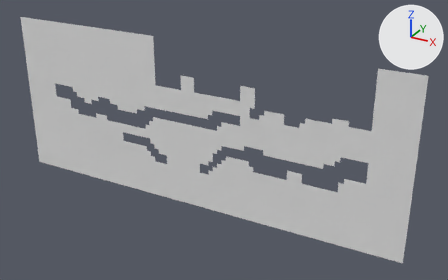
The OBJ model Assets/Tiled2Unity/Meshes/Level5-Future.obj: old version first, new version second.
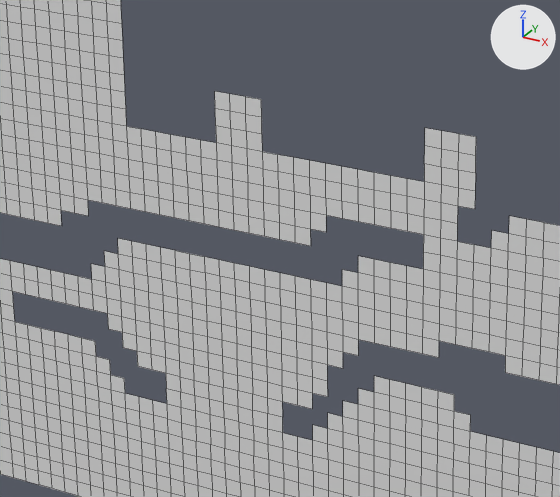
Each version is shown whole from a 50 mm lens placed at (1176.0, -6774.0, 2084.0), pointed at (-2632.0, 150.0, -1378.0), then close up on the part from 27% to 62% of the width and 18% to 68% of the height. Lighting does not change. The marker at upper right points along +X, +Y and +Z. The close-ups show mesh edges as thin lines. Where no turn or scale is listed for an object, it has been applied to the vertices.

Names of what the first close-up shows: 'Level5-Future'.
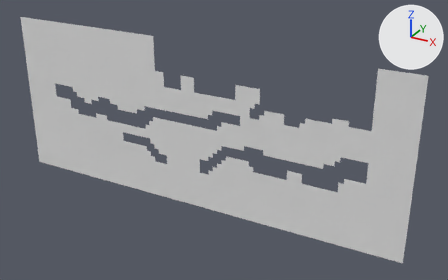
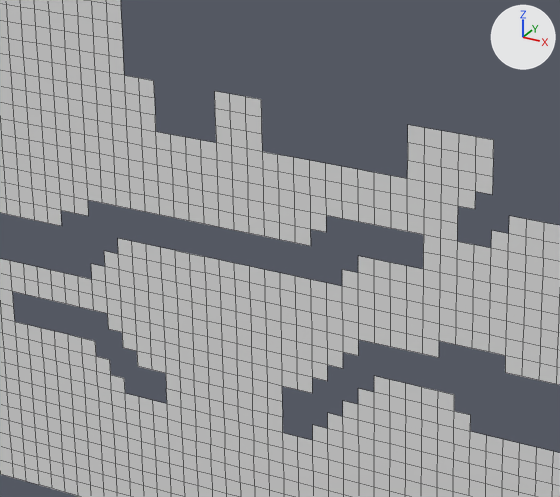
Commit message: update level 5 future

Boxes [x1, y1, x2, y2] around the edits, measured in the close-ups (560 x 497 px):
part 1 of me_level5_future, added: after [124, 75, 494, 194]
part 2 of me_level5_future, deleted: before [282, 378, 328, 409]

The edits, one by one:
me_level5_future is used by ob_level5_future; location (0.0, 0.0, 0.0).
Verts and faces of me_level5_future; kept vertices keep their numbers, new ones are numbered from 2578.
Before the commit, vertices of me_level5_future: 1185 (-2730.0, 0.0, -1610.0) at pixel (327, 381), 1186 (-2800.0, 0.0, -1610.0) at pixel (312, 377), 1242 (-2730.0, 0.0, -1680.0) at pixel (327, 396), 1243 (-2800.0, 0.0, -1680.0) at pixel (312, 393), 1244 (-2870.0, 0.0, -1680.0) at pixel (297, 389).
Before the commit, vertices of me_level5_future: 1245 (-2940.0, 0.0, -1680.0) at pixel (281, 386), 1294 (-2800.0, 0.0, -1750.0) at pixel (312, 409), 1295 (-2870.0, 0.0, -1750.0) at pixel (297, 405), 1296 (-2940.0, 0.0, -1750.0) at pixel (282, 401).
me_level5_future had 2578 vertices, 2311 faces and spanned x -6090.0..0.0, y 0.0, z -2450.0..0.0.
me_level5_future now has 2588 vertices, 2320 faces and spans x -6090.0..0.0, y 0.0, z -2450.0..0.0.
Part 1, on me_level5_future:
6 vertices are added at (-3500.0, 0.0, -560.0), (-3500.0, 0.0, -490.0), (-3500.0, 0.0, -630.0), (-2380.0, 0.0, -560.0), (-2380.0, 0.0, -490.0), (-2380.0, 0.0, -630.0).
7 new vertices lie (70.0, 0.0, 0.0) away from vertices in x -3640.0..-2100.0, y 0.0, z -700.0..-490.0.
12 new faces join them.
Part 2, on me_level5_future:
Vertices deleted: 1242, 1294, 1295 (with the faces that use them).
